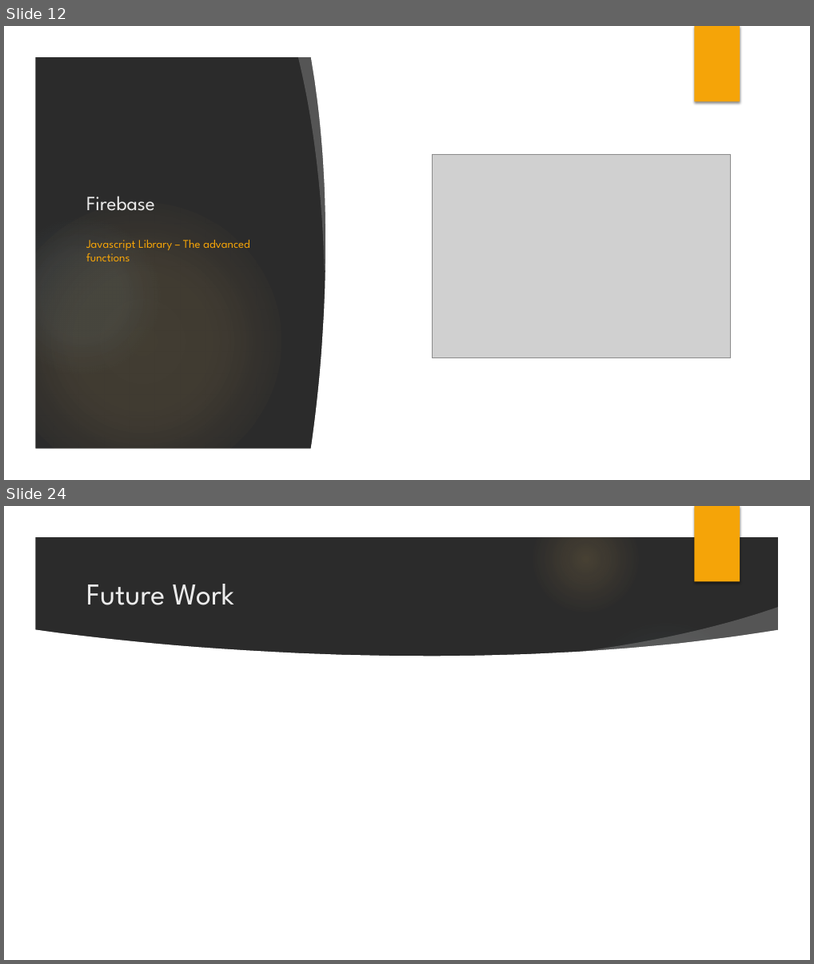
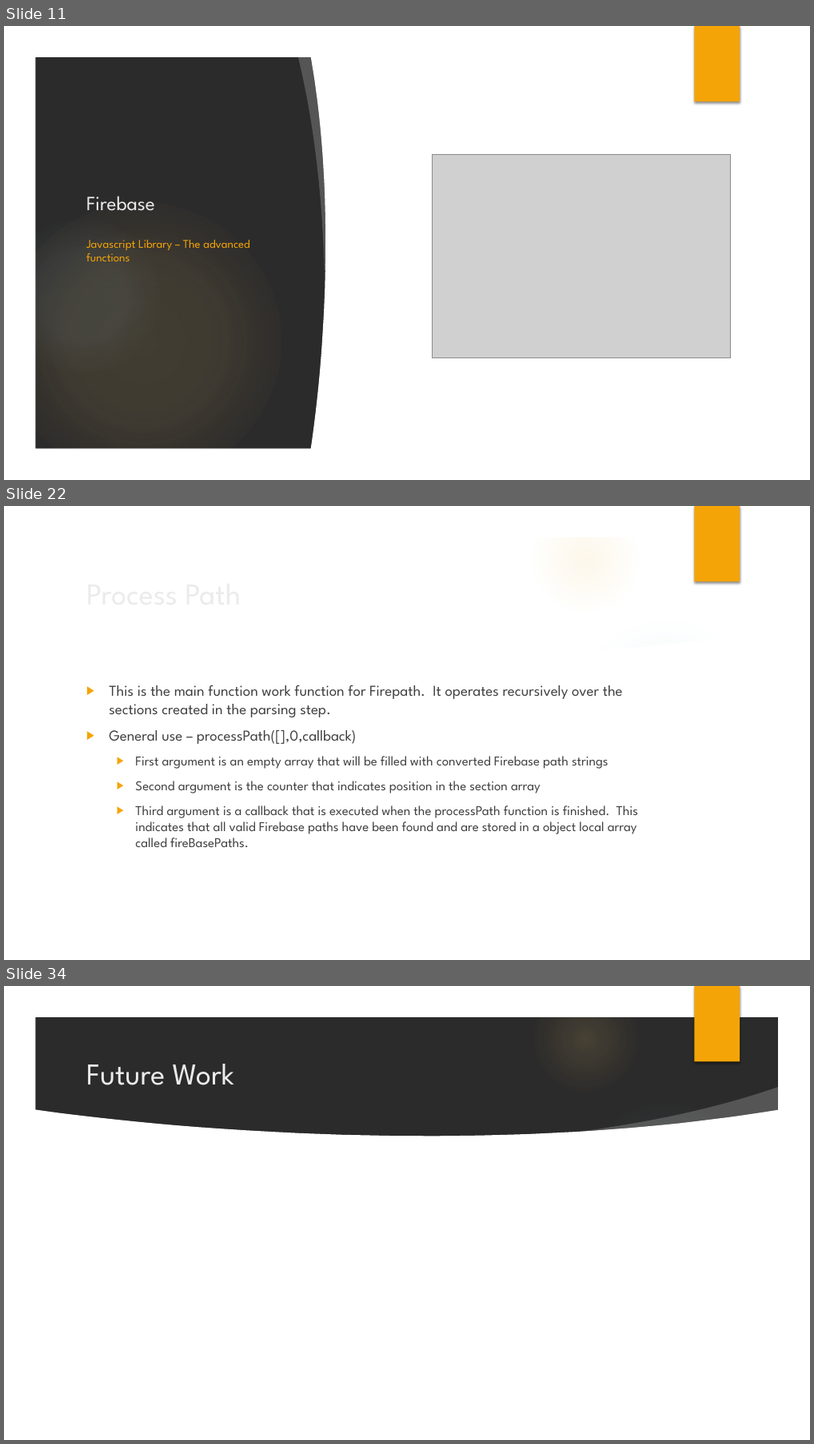
Before and after one commit to jbrelloch/Firepath, a slide deck: FirepathPresentation.pptx. Shown one above the other, each under a label of ours: slides 12 and 24 before the commit, slides 11, 22 and 34 after it; the slides between them are not shown. The pictures are 814x964 and 814x1444 pixels, drawn with LibreOffice and Linux fonts; fonts in the diff are those of the drawing; grey boxes stand for pictures; background and template pictures are left out; a plain dark background stands for a picture behind light text. Boxes give left, top, right and bottom in pixels: in the first picture for what was removed or moved away, otherwise in the second. Text is boxed around its words. In the diff, an @@ line names an element or a change of style, - is before the commit and + after.

```diff
--- a/FirepathPresentation.pptx
+++ b/FirepathPresentation.pptx
@@ slide 22 added at box(4, 506, 810, 960), background picture (left out); not listed: 10 template elements that a slide beside it also shows @@
@@ title added at box(80, 569, 660, 617), 36 pt, text #EBEBEB @@
+Process Path
@@ text added at box(109, 685, 638, 847), 16 pt, text #404040 @@
+▶ This is the main function work function for Firepath. It operates recursively over the sections created in the parsing step.
+▶ General use – processPath([],0,callback)
+  ▶ First argument is an empty array that will be filled with converted Firebase path strings
+  ▶ Second argument is the counter that indicates position in the section array
+  ▶ Third argument is a callback that is executed when the processPath function is finished. This indicates that all valid Firebase paths have been found and are stored in a object local array called fireBasePaths.
@@ what was slide 12 is now slide 11 @@
@@ what was slide 24 is now slide 34 @@
```
Also in this commit, not shown: 10 slides changed, 14 other slides added, 5 slides removed, 14 other files.
